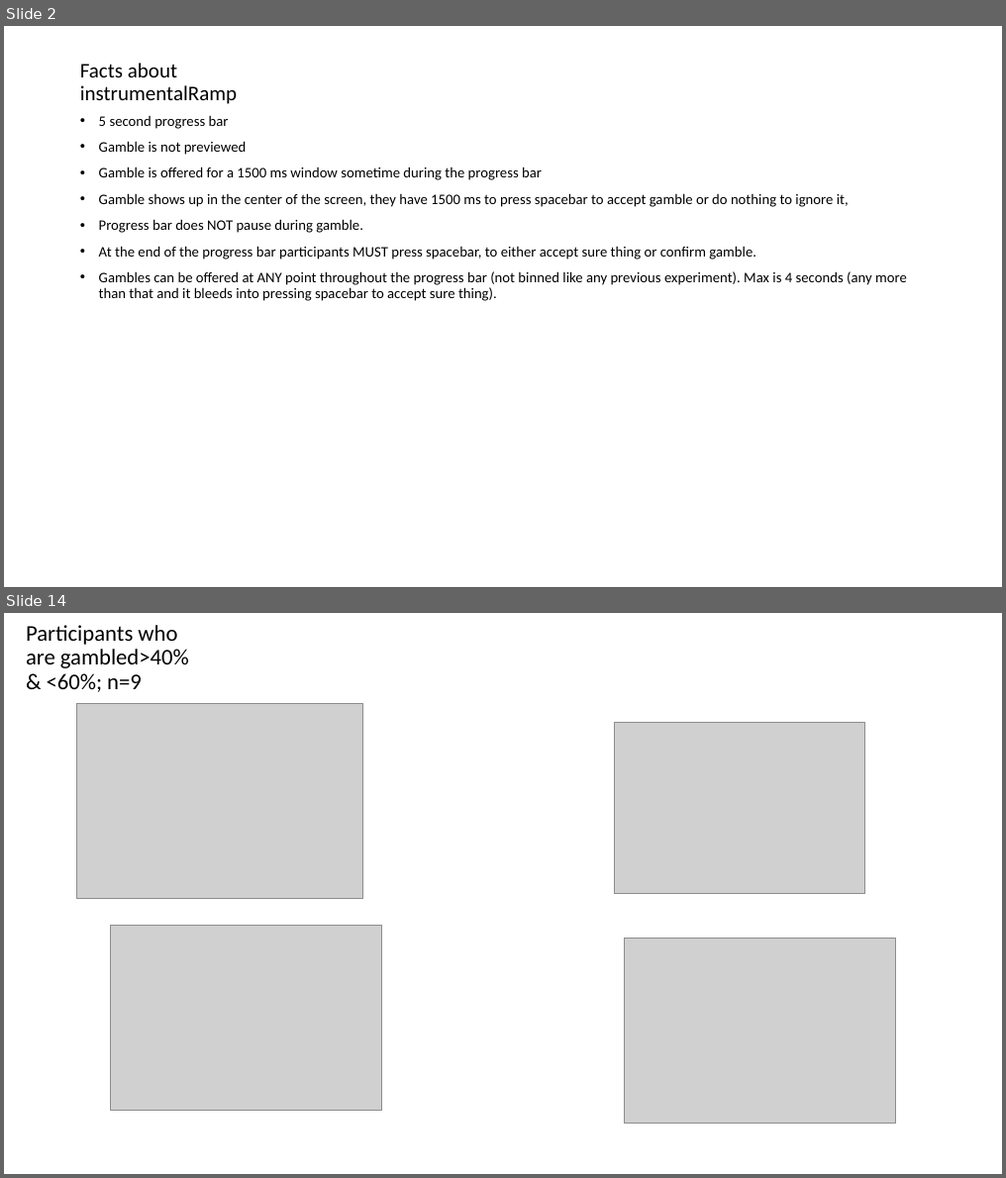
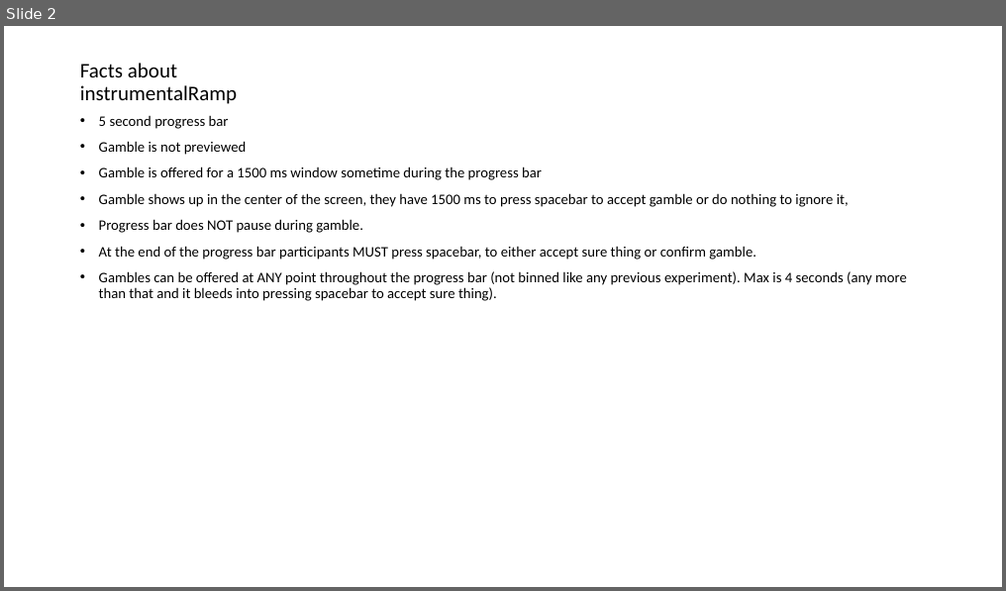
Before and after one commit to gpagnier/rampAnalysis, a slide deck: instrumentalRamp50.pptm. Shown one above the other, each under a label of ours: slides 2 and 14 before the commit, slide 2 after it; the slides between them are not shown. The pictures are 1006x1178 and 1006x591 pixels, drawn with LibreOffice and Linux fonts; fonts in the diff are those of the drawing; grey boxes stand for pictures; background and template pictures are left out. Boxes give left, top, right and bottom in pixels: in the first picture for what was removed or moved away, otherwise in the second. Text is boxed around its words. In the diff, an @@ line names an element or a change of style, - is before the commit and + after.

```diff
--- a/instrumentalRamp50.pptm
+++ b/instrumentalRamp50.pptm
@@ slide 14 removed at (4, 613, 1002, 1174), background picture (left out) @@
@@ title removed at (26, 625, 189, 692) @@
-Participants who are gambled>40% & <60%; n=9
@@ picture removed at (76, 703, 362, 899) @@
@@ picture removed at (614, 722, 865, 894) @@
@@ picture removed at (110, 925, 381, 1111) @@
@@ picture removed at (625, 939, 896, 1124) @@
```
Also in this commit, not shown: 10 slides changed, 4 slides added, 6 other slides removed, 15 other files.
